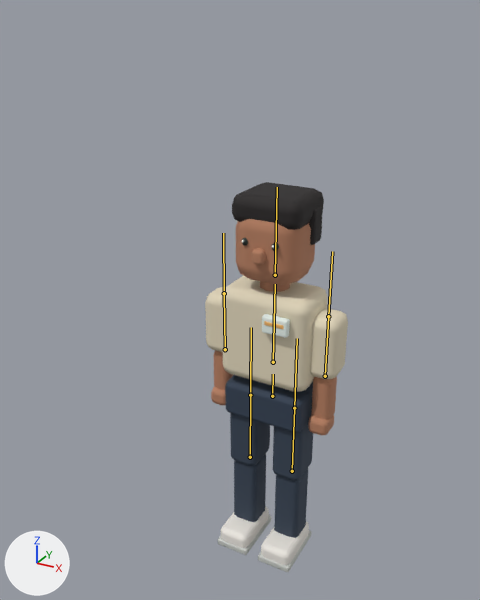
An edit to the glTF model public/models/participant-cream.glb, drawn before and after from the same camera.
The view is the same before and after, from a camera (50 mm lens) standing at (1.16, -2.41, 1.58) and looking at (-0.08, -0.15, 0.46). The axes (+X, +Y, +Z) are drawn at lower left. The lights are the same throughout. The older version comes first. The bones that bend it are drawn over the model as lines.
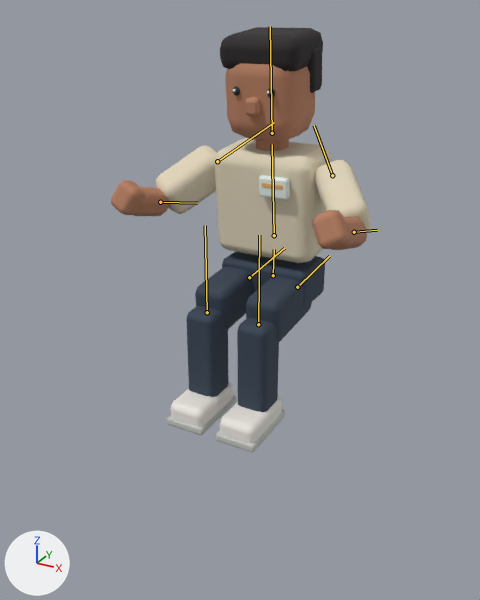
The newer file adds an action. The first version stands in its rest pose; the second is drawn at frame 6 of the action 'Applaud'.

Changed parts and their boxes [x1, y1, x2, y2] in the pictures (480 x 600 px):
'Mesh_0', posed (81% wider, 9% taller)
    before: [205, 182, 348, 572]
    after: [111, 27, 370, 452]
bone 'Hips', root to tip
    before: (272, 396) to (273, 374)
    after: (273, 275) to (274, 249)
bone 'Spine', root to tip
    before: (273, 362) to (275, 284)
    after: (274, 235) to (272, 144)
bone 'Head', root to tip
    before: (275, 275) to (277, 187)
    after: (272, 133) to (270, 26)
bone 'ArmL', root to tip
    before: (224, 293) to (223, 233)
    after: (217, 161) to (274, 122)
bone 'ForeL', root to tip
    before: (225, 349) to (224, 293)
    after: (160, 202) to (197, 203)
bone 'ArmR', root to tip
    before: (328, 316) to (332, 251)
    after: (332, 175) to (314, 125)
bone 'ForeR', root to tip
    before: (325, 376) to (328, 316)
    after: (354, 232) to (377, 230)
bone 'LegL', root to tip
    before: (250, 395) to (251, 327)
    after: (249, 277) to (284, 248)
bone 'ShinL', root to tip
    before: (250, 457) to (250, 395)
    after: (207, 312) to (205, 225)
bone 'LegR', root to tip
    before: (294, 408) to (297, 338)
    after: (297, 287) to (329, 256)
bone 'ShinR', root to tip
    before: (292, 471) to (294, 408)
    after: (258, 324) to (259, 235)

The edits, one by one:
Bone 'Hips' (bone_hips) moves from (0.0, 0.0, 0.0) to (0.0, 0.613, 0.018).
Bone 'Spine' (bone_spine) turns from (0, 0, 0) to (5, 0, 0) degrees about its own x, y and z.
Bone 'Head' (bone_head) turns from (0, 0, 0) to (0, 1, 0) degrees about its own x, y and z.
Bone 'ArmL' (bone_arml) turns from (0, 0, 0) to (-52, -28, -20) degrees about its own x, y and z.
Bone 'ForeL' (bone_forel) turns from (0, 0, 0) to (-56, 17, 11) degrees about its own x, y and z.
Bone 'ArmR' (bone_armr) turns from (0, 0, 0) to (-52, 28, 20) degrees about its own x, y and z.
Bone 'ForeR' (bone_forer) turns from (0, 0, 0) to (-56, -17, -11) degrees about its own x, y and z.
Bone 'LegL' (bone_legl) turns from (0, 0, 0) to (-86, 0, 0) degrees about its own x, y and z.
Bone 'ShinL' (bone_shinl) turns from (0, 0, 0) to (86, 0, 0) degrees about its own x, y and z.
Bone 'LegR' (bone_legr) turns from (0, 0, 0) to (-86, 0, 0) degrees about its own x, y and z.
Bone 'ShinR' (bone_shinr) turns from (0, 0, 0) to (86, 0, 0) degrees about its own x, y and z.
